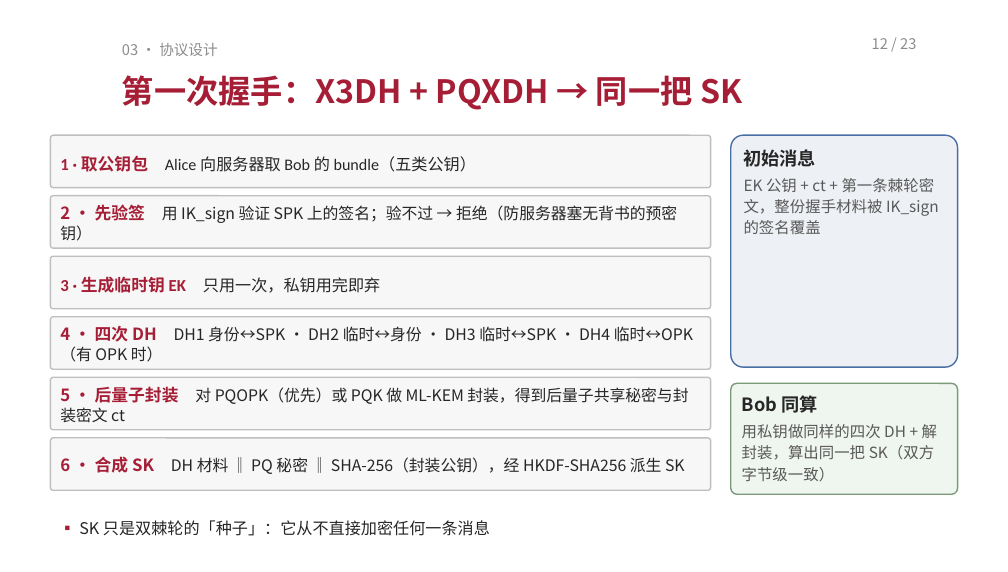
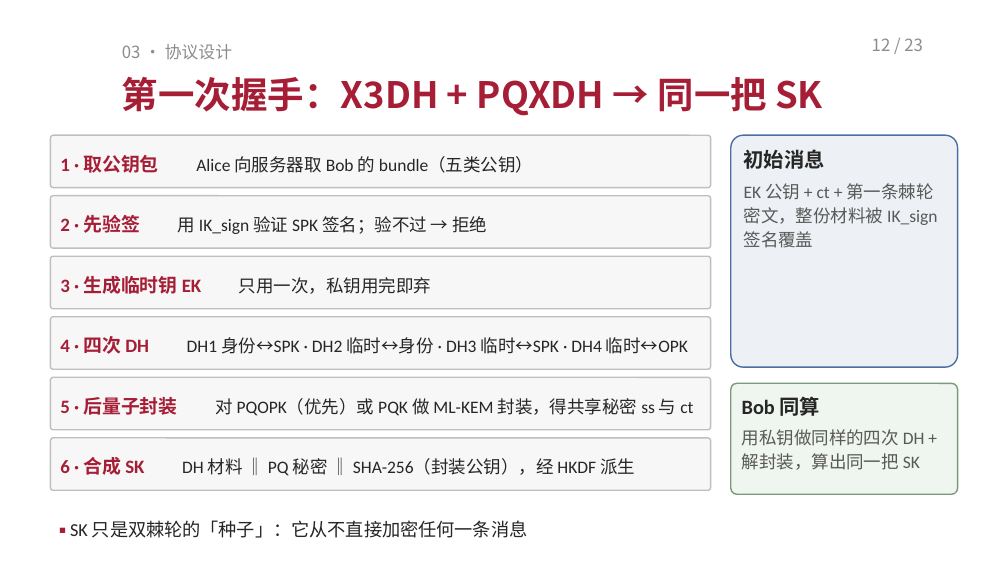
Before and after one commit to TomHaoZi/ECNUchat, a slide deck: slide 12 of 中期汇报/ECNUchat-中期汇报.pptx. Drawn at 1008x572 pixels with LibreOffice and Linux fonts; fonts in the diff are those of the drawing. Boxes give left, top, right and bottom in pixels: in the first picture for what was removed or moved away, otherwise in the second. Text is boxed around its words. In the diff, an @@ line names an element or a change of style, - is before the commit and + after.

Commit message:
PPT 再精简大字版：标题 26 磅、正文 13.5–14.5 磅，每页只留短句要点；图解文字同步放大并删繁就简；预览 PDF 重新生成

```diff
--- a/中期汇报/ECNUchat-中期汇报.pptx
+++ b/中期汇报/ECNUchat-中期汇报.pptx
@@ text "03 · 协议设计" at box(122, 44, 232, 59): size 10.5 to 12 pt @@
@@ text "12 / 23" at box(872, 38, 923, 51): size 10.5 to 12 pt @@
@@ text "第一次握手：X3DH + PQXDH → 同一把 ..." at box(122, 77, 823, 116): size 23 to 26 pt @@
@@ rounded rectangle "1 · 取公钥包 Alice 向服务器取 ..." at box(50, 135, 711, 187): size 12 to 13.5 pt in "1 · 取公钥包"; size 11.5 to 12.5 pt in "Alice 向服务器取 Bob 的 bundle（五类公钥）" @@
@@ text in rounded rectangle at box(744, 149, 825, 169): size 13 to 14.5 pt, font Noto Sans CJK SC to Calibri in "初始消息"; more space between paragraphs @@
@@ text in rounded rectangle at box(744, 183, 937, 248): text changed; size 11 to 12.5 pt; font Noto Sans CJK SC to Calibri @@
-EK 公钥 + ct + 第一条棘轮密文，整份握手材料被 IK_sign 的签名覆盖
+EK 公钥 + ct + 第一条棘轮密文，整份材料被 IK_sign 签名覆盖
@@ text in rounded rectangle at box(60, 215, 487, 234): text changed; size 11.3 to 12.5 pt; font Noto Sans CJK SC to Calibri @@
-2 · 先验签 用 IK_sign 验证 SPK 上的签名；验不过 → 拒绝（防服务器塞无背书的预密钥）
+2 · 先验签 用 IK_sign 验证 SPK 签名；验不过 → 拒绝
@@ rounded rectangle "3 · 生成临时钥 EK 只用一次，私钥用完即弃" at box(50, 256, 711, 308): size 12 to 13.5 pt in "3 · 生成临时钥 EK"; size 11.5 to 12.5 pt in "只用一次，私钥用完即弃" @@
@@ text in rounded rectangle at box(60, 336, 688, 354): text changed; size 11.3 to 12.5 pt; font Noto Sans CJK SC to Calibri @@
-4 · 四次 DH DH1 身份↔SPK · DH2 临时↔身份 · DH3 临时↔SPK · DH4 临时↔OPK（有 OPK 时）
+4 · 四次 DH DH1 身份↔SPK · DH2 临时↔身份 · DH3 临时↔SPK · DH4 临时↔OPK
@@ text in rounded rectangle at box(60, 397, 693, 416): text changed; size 11.3 to 12.5 pt; font Noto Sans CJK SC to Calibri @@
-5 · 后量子封装 对 PQOPK（优先）或 PQK 做 ML-KEM 封装，得到后量子共享秘密与封装密文 ct
+5 · 后量子封装 对 PQOPK（优先）或 PQK 做 ML-KEM 封装，得共享秘密 ss 与 ct
@@ text in rounded rectangle at box(742, 396, 820, 416): size 13 to 14.5 pt, font Noto Sans CJK SC to Calibri in "Bob 同算"; more space between paragraphs @@
@@ text in rounded rectangle at box(742, 429, 925, 470): text changed; size 11 to 12.5 pt; font Noto Sans CJK SC to Calibri @@
-用私钥做同样的四次 DH + 解封装，算出同一把 SK（双方字节级一致）
+用私钥做同样的四次 DH + 解封装，算出同一把 SK
@@ text in rounded rectangle at box(60, 457, 635, 476): text changed; size 11.3 to 12.5 pt; font Noto Sans CJK SC to Calibri @@
-6 · 合成 SK DH 材料 ‖ PQ 秘密 ‖ SHA-256（封装公钥），经 HKDF-SHA256 派生 SK
+6 · 合成 SK DH 材料 ‖ PQ 秘密 ‖ SHA-256（封装公钥），经 HKDF 派生
@@ text "▪ SK 只是双棘轮的「种子」：它从不直接加密任何一条消息" at box(70, 520, 528, 538): size 11.5 to 13 pt, font Noto Sans CJK SC to Calibri; more space between paragraphs @@
```
Also in this commit, not shown: 20 other slides changed, 2 other files.
